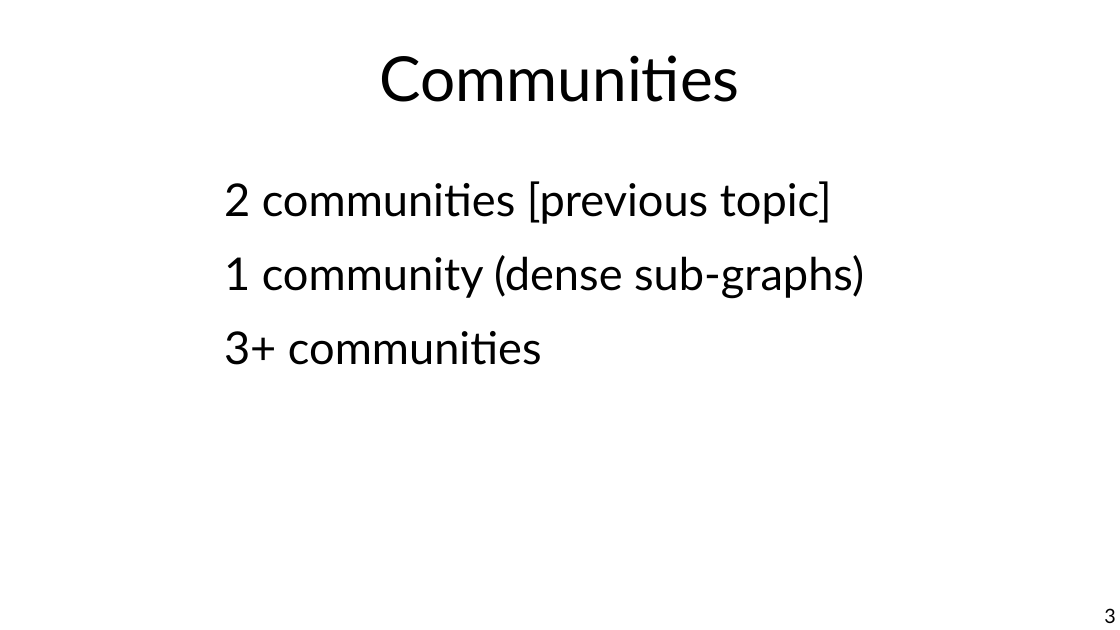
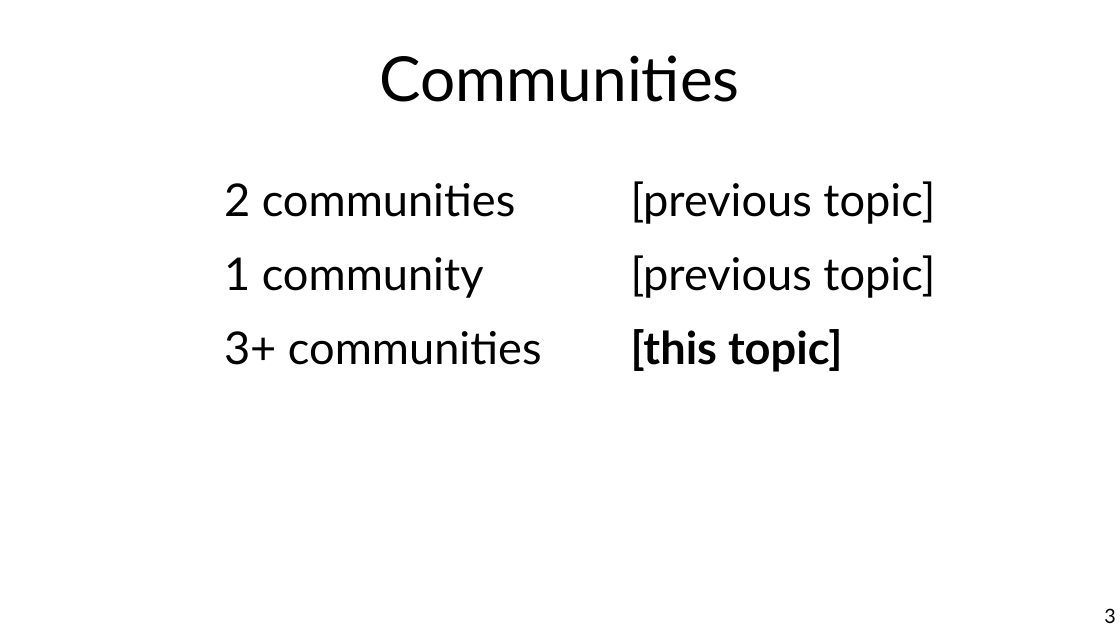
Before and after one commit to chatox/networks-science-course, a slide deck: slide 3 of theory/tt14_hierarchical_clustering.odp. Drawn at 1120x630 pixels with LibreOffice and Linux fonts; fonts in the diff are those of the drawing. Boxes give left, top, right and bottom in pixels: in the first picture for what was removed or moved away, otherwise in the second. Text is boxed around its words. In the diff, an @@ line names an element or a change of style, - is before the commit and + after.

Commit message:
Dense sub-graphs and hierarchical clustering

```diff
--- a/theory/tt14_hierarchical_clustering.odp
+++ b/theory/tt14_hierarchical_clustering.odp
@@ text at [224, 255, 935, 372]: text changed @@
-1 community (dense sub-graphs)
-3+ communities
+1 community [previous topic]
+3+ communities [this topic]
```
Also in this commit, not shown: 2 other slides changed, 1 slide removed, 1 other file.
